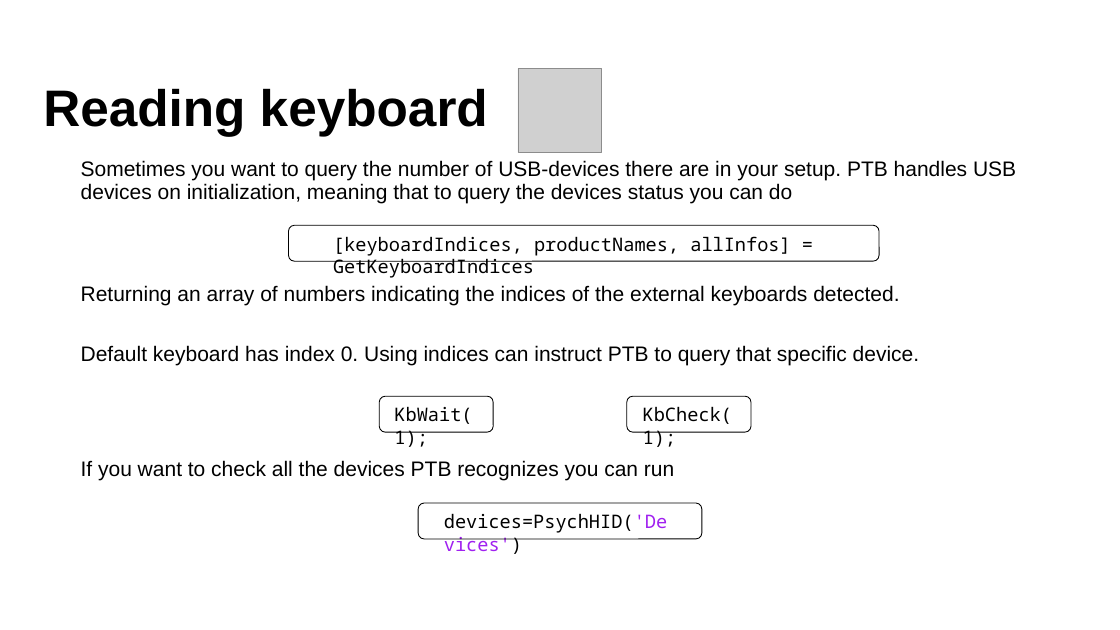
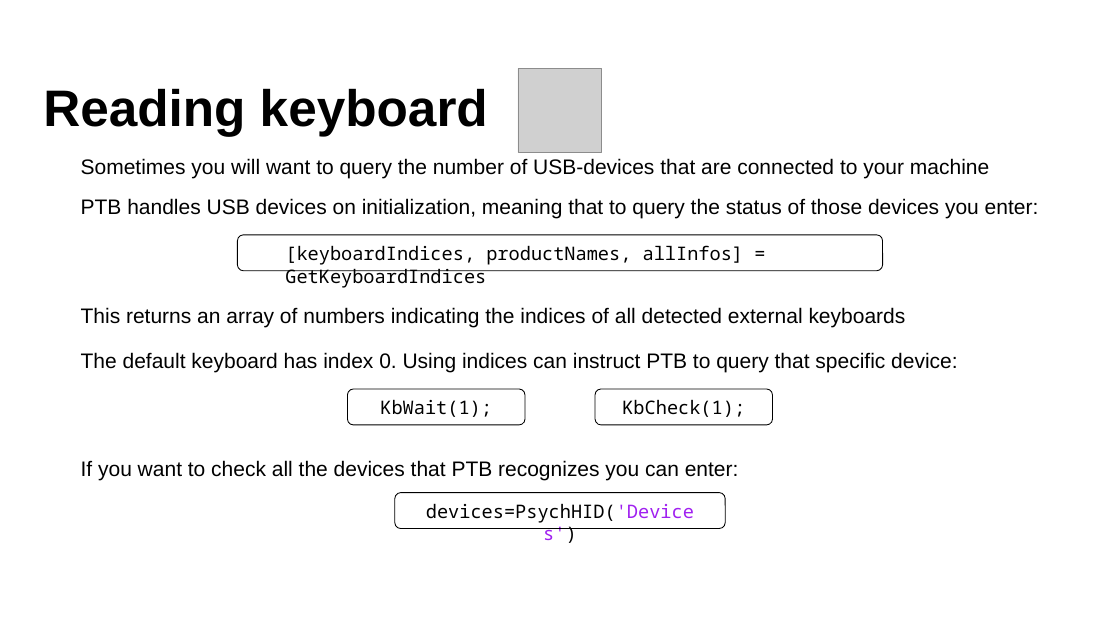
Before and after one commit to Lenakeiz/MatlabPTBExercise, a slide deck: slide 3 of PTB_Lecture2.pptx. Drawn at 1120x630 pixels with LibreOffice and Linux fonts; fonts in the diff are those of the drawing; grey boxes stand for pictures; background and template pictures are left out. Boxes give left, top, right and bottom in pixels: in the first picture for what was removed or moved away, otherwise in the second. Text is boxed around its words. In the diff, an @@ line names an element or a change of style, - is before the commit and + after.

```diff
--- a/PTB_Lecture2.pptx
+++ b/PTB_Lecture2.pptx
@@ text at box(81, 158, 1039, 219): text changed @@
-Sometimes you want to query the number of USB-devices there are in your setup. PTB handles USB devices on initialization, meaning that to query the devices status you can do
+Sometimes you will want to query the number of USB-devices that are connected to your machine
+PTB handles USB devices on initialization, meaning that to query the status of those devices you enter:
@@ rounded rectangle: place and size @@
-rounded rectangle at box(288, 225, 879, 261)
+rounded rectangle at box(238, 235, 883, 271)
@@ text "[keyboardIndices, productNames, allInfos] = GetKeyboardIndic ...": place and size @@
-text "[keyboardIndices, productNames, allInfos] = GetKeyboardIndic ..." at box(333, 236, 790, 278)
+text "[keyboardIndices, productNames, allInfos] = GetKeyboardIndic ..." at box(285, 245, 743, 288)
@@ text at box(81, 307, 957, 373): text changed @@
-Returning an array of numbers indicating the indices of the external keyboards detected.
-Default keyboard has index 0. Using indices can instruct PTB to query that specific device.
+This returns an array of numbers indicating the indices of all detected external keyboards
+The default keyboard has index 0. Using indices can instruct PTB to query that specific device:
@@ rounded rectangle: place and size @@
-rounded rectangle at box(379, 397, 493, 433)
+rounded rectangle at box(348, 389, 525, 425)
@@ rounded rectangle: place and size @@
-rounded rectangle at box(627, 397, 751, 433)
+rounded rectangle at box(595, 389, 772, 425)
@@ alignment left to centre in 3 elements at box(426, 503, 694, 523), box(622, 399, 745, 417), box(380, 399, 492, 417) @@
@@ text "KbWait(1);": place and size @@
-text "KbWait(1);" at box(394, 406, 472, 447)
+text "KbWait(1);" at box(380, 399, 492, 417)
@@ text "KbCheck(1);": place and size @@
-text "KbCheck(1);" at box(643, 406, 732, 447)
+text "KbCheck(1);" at box(622, 399, 745, 417)
@@ text at box(81, 460, 739, 481): text changed @@
-If you want to check all the devices PTB recognizes you can run
+If you want to check all the devices that PTB recognizes you can enter:
@@ rounded rectangle: place and size @@
-rounded rectangle at box(418, 503, 702, 539)
+rounded rectangle at box(395, 492, 725, 528)
@@ text "devices=PsychHID('Devices')": place and size @@
-text "devices=PsychHID('Devices')" at box(444, 513, 667, 533)
+text "devices=PsychHID('Devices')" at box(426, 503, 694, 523)
```
Also in this commit, not shown: 15 other slides changed, 1 other file.
